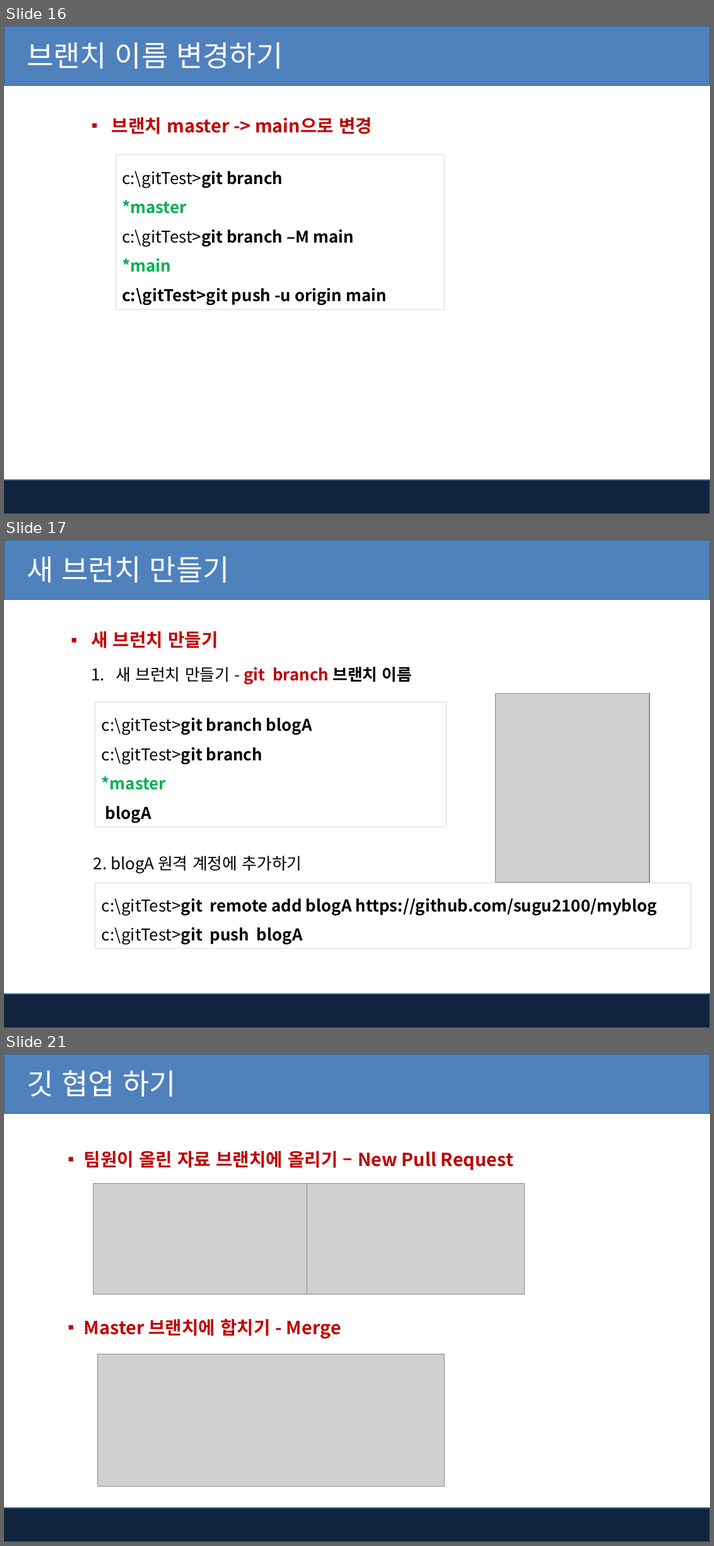
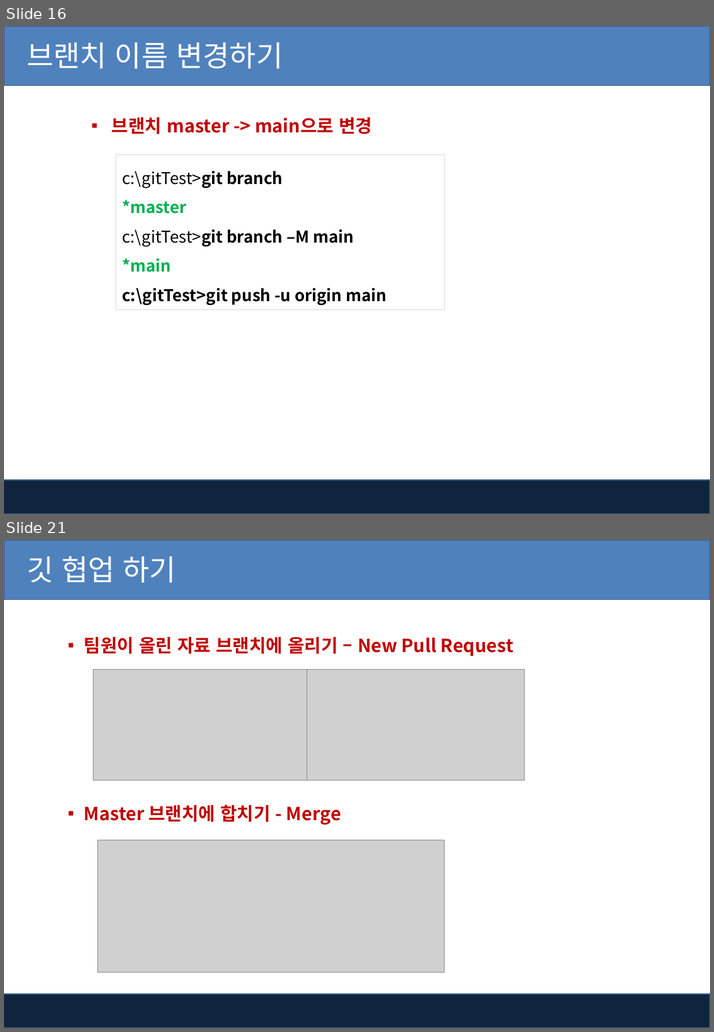
Before and after one commit to pshho/ngreen_project, a slide deck: html_cssWorks/자료/html-css_ppt/GIT_github.pptx. Shown one above the other, each under a label of ours: slides 16, 17 and 21 before the commit, slides 16 and 21 after it; the slides between them are not shown. The pictures are 714x1546 and 714x1032 pixels, drawn with LibreOffice and Linux fonts; fonts in the diff are those of the drawing; grey boxes stand for pictures; background and template pictures are left out. Boxes give left, top, right and bottom in pixels: in the first picture for what was removed or moved away, otherwise in the second. Text is boxed around its words. In the diff, an @@ line names an element or a change of style, - is before the commit and + after.

```diff
--- a/html_cssWorks/자료/html-css_ppt/GIT_github.pptx
+++ b/html_cssWorks/자료/html-css_ppt/GIT_github.pptx
@@ slide 17 removed at [4, 540, 710, 1028], background #FFFFFF; not listed: 2 template elements that a slide beside it also shows @@
@@ title removed at [27, 556, 230, 583] @@
-새 브런치 만들기
@@ text removed at [91, 631, 218, 648] @@
-▪ 새 브런치 만들기
@@ text removed at [116, 667, 412, 684] @@
-1. 새 브런치 만들기 - git branch 브랜치 이름
@@ rectangle removed at [95, 703, 446, 827] @@
-c:\gitTest>git branch blogA
-c:\gitTest>git branch
-*master
-blogA
@@ picture removed at [495, 694, 649, 883] @@
@@ text removed at [93, 856, 302, 873] @@
-2. blogA 원격 계정에 추가하기
@@ rectangle removed at [95, 883, 690, 948] @@
-c:\gitTest>git remote add blogA https://github.com/sugu2100/myblog
-c:\gitTest>git push blogA
```
Also in this commit, not shown: 2 slides changed, 2 slides added, 1 other slide removed, 2 other files.
